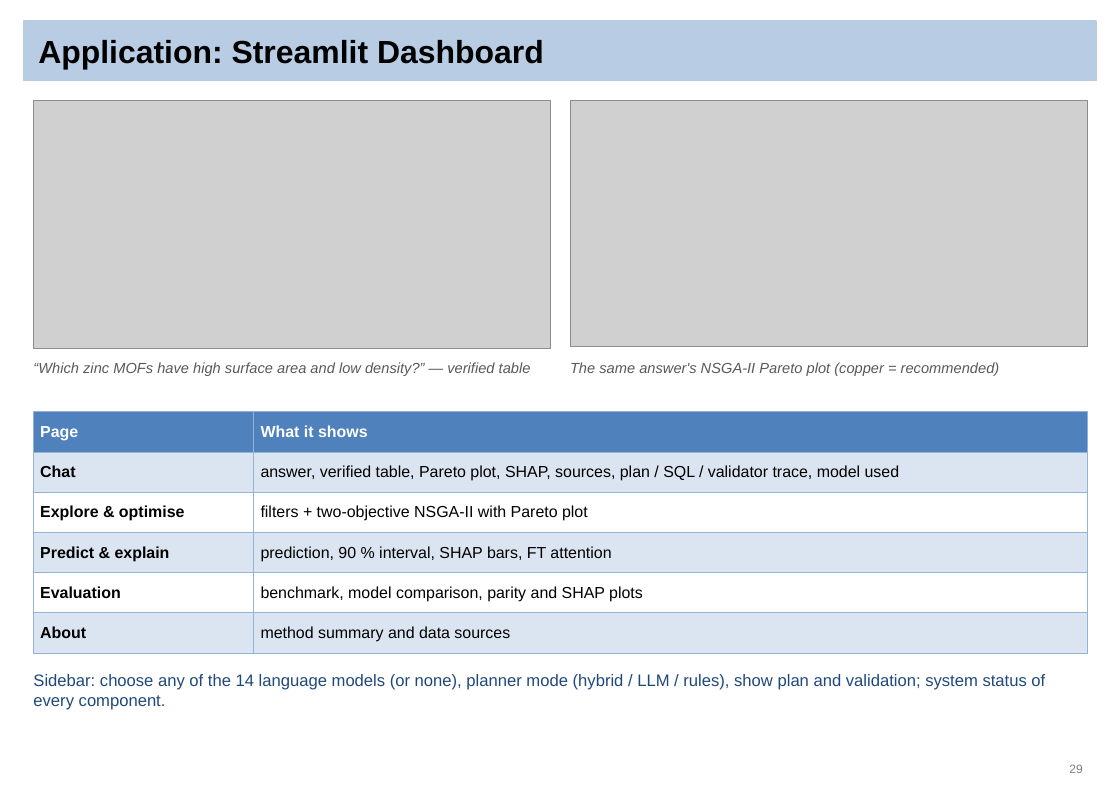
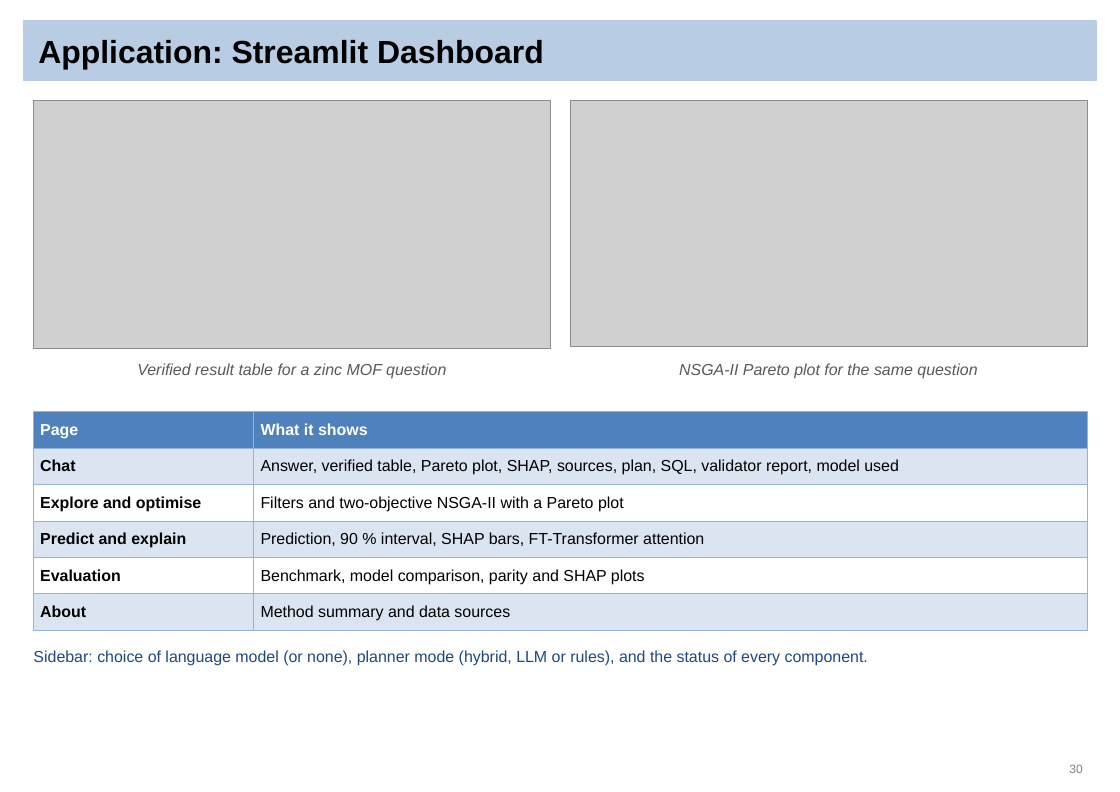
Before and after one commit to Sai-Mohith24/MOFChat-AI-Driven-Material-Recommendation-, a slide deck: slide 30 of reviews/final_review/MOFChat_Final_Review.pptx (slide 29 before the commit). Drawn at 1120x792 pixels with LibreOffice and Linux fonts; fonts in the diff are those of the drawing; grey boxes stand for pictures. Boxes give left, top, right and bottom in pixels: in the first picture for what was removed or moved away, otherwise in the second. Text is boxed around its words. In the diff, an @@ line names an element or a change of style, - is before the commit and + after.

```diff
--- a/reviews/final_review/MOFChat_Final_Review.pptx
+++ b/reviews/final_review/MOFChat_Final_Review.pptx
@@ text at (137, 363, 446, 379): text changed; size 11 to 12 pt @@
-“Which zinc MOFs have high surface area and low density?” — verified table
+Verified result table for a zinc MOF question
@@ text at (679, 363, 977, 379): text changed; size 11 to 12 pt @@
-The same answer's NSGA-II Pareto plot (copper = recommended)
+NSGA-II Pareto plot for the same question
@@ table at (34, 412, 1087, 625) @@
-row 2, column 2: answer, verified table, Pareto plot, SHAP, sources, plan / SQL / validator trace, model used
+row 2, column 2: Answer, verified table, Pareto plot, SHAP, sources, plan, SQL, validator report, model used
-row 3, column 1: Explore & optimise
+row 3, column 1: Explore and optimise
-row 3, column 2: filters + two-objective NSGA-II with Pareto plot
+row 3, column 2: Filters and two-objective NSGA-II with a Pareto plot
-row 4, column 1: Predict & explain
+row 4, column 1: Predict and explain
-row 4, column 2: prediction, 90 % interval, SHAP bars, FT attention
+row 4, column 2: Prediction, 90 % interval, SHAP bars, FT-Transformer attention
-row 5, column 2: benchmark, model comparison, parity and SHAP plots
+row 5, column 2: Benchmark, model comparison, parity and SHAP plots
-row 6, column 2: method summary and data sources
+row 6, column 2: Method summary and data sources
@@ text at (33, 650, 868, 666): text changed; size 12.5 to 12 pt @@
-Sidebar: choose any of the 14 language models (or none), planner mode (hybrid / LLM / rules), show plan and validation; system status of every component.
+Sidebar: choice of language model (or none), planner mode (hybrid, LLM or rules), and the status of every component.
@@ page number at (1069, 764, 1082, 773): text changed @@
-29
+30
```
Also in this commit, not shown: 33 other slides changed, 2 slides added, 1 slide removed, 3 other files.
